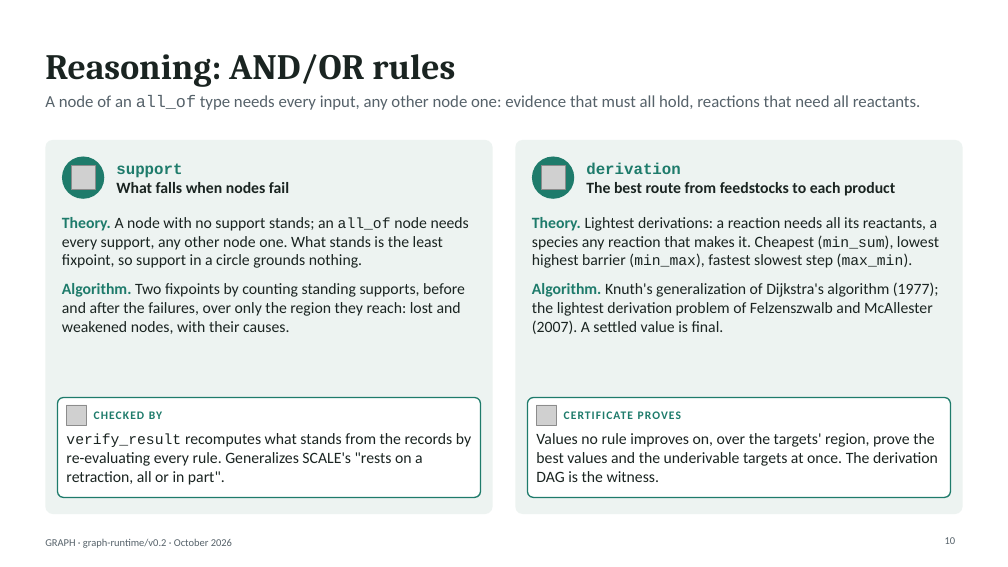
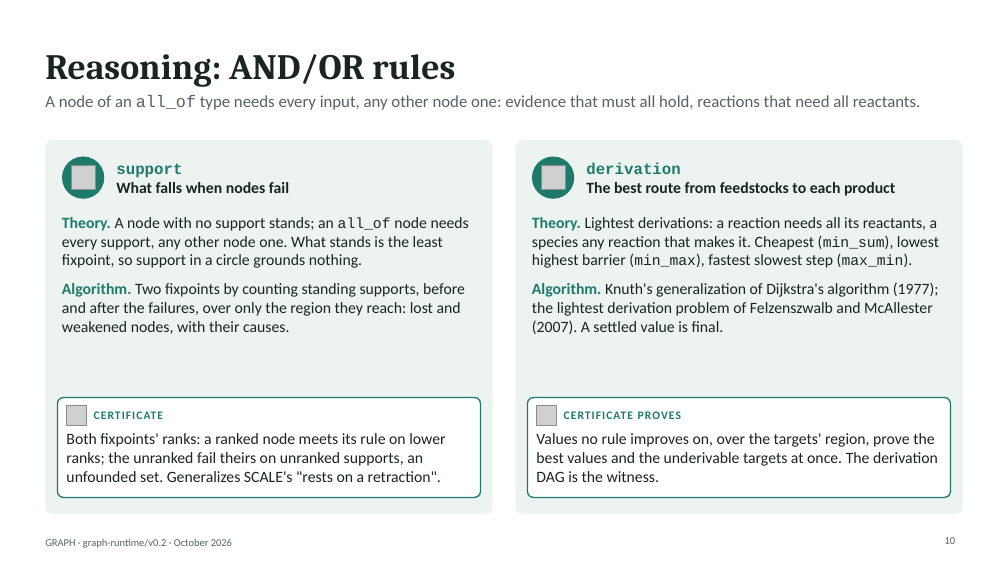
Before and after one commit to hlxin/graph, a slide deck: slide 10 of docs/GRAPH_slides.pptx. Drawn at 1008x567 pixels with LibreOffice and Linux fonts; fonts in the diff are those of the drawing; grey boxes stand for pictures. Boxes give left, top, right and bottom in pixels: in the first picture for what was removed or moved away, otherwise in the second. Text is boxed around its words. In the diff, an @@ line names an element or a change of style, - is before the commit and + after.

```diff
--- a/docs/GRAPH_slides.pptx
+++ b/docs/GRAPH_slides.pptx
@@ text at (94,411,163,419): text changed @@
-CHECKED BY
+CERTIFICATE
@@ text at (66,433,445,482): text changed @@
-verify_result recomputes what stands from the records by re-evaluating every rule. Generalizes SCALE's "rests on a retraction, all or in part".
+Both fixpoints' ranks: a ranked node meets its rule on lower ranks; the unranked fail theirs on unranked supports, an unfounded set. Generalizes SCALE's "rests on a retraction".
```
Also in this commit, not shown: 3 other slides changed, 1 other file.
